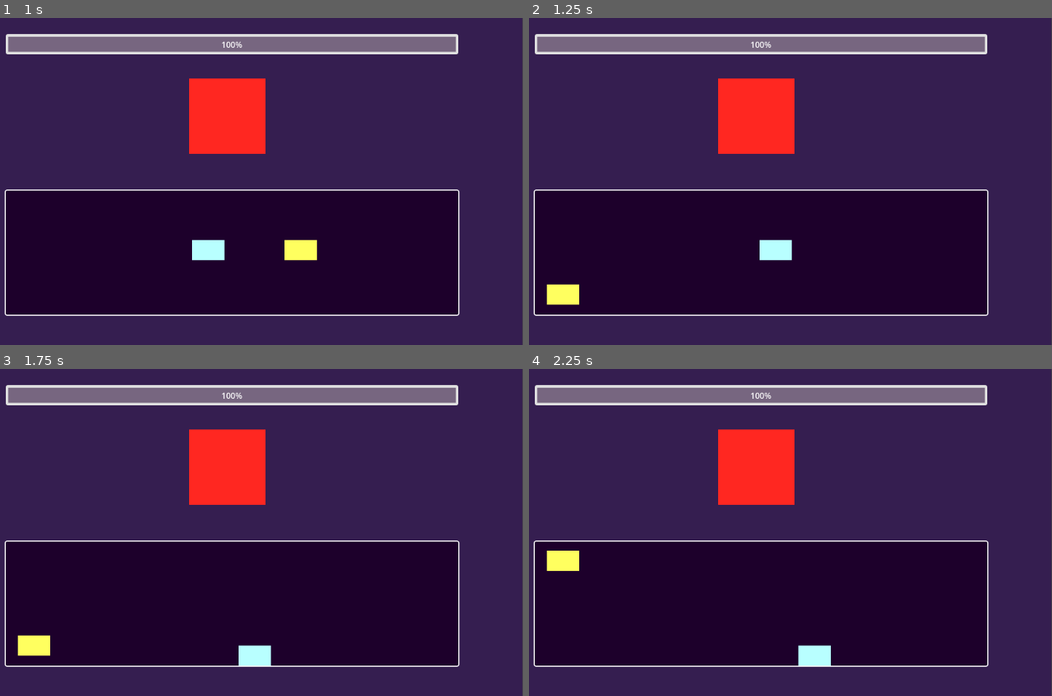
Above: before the commit, frames 1-4 (two rows, left to right).
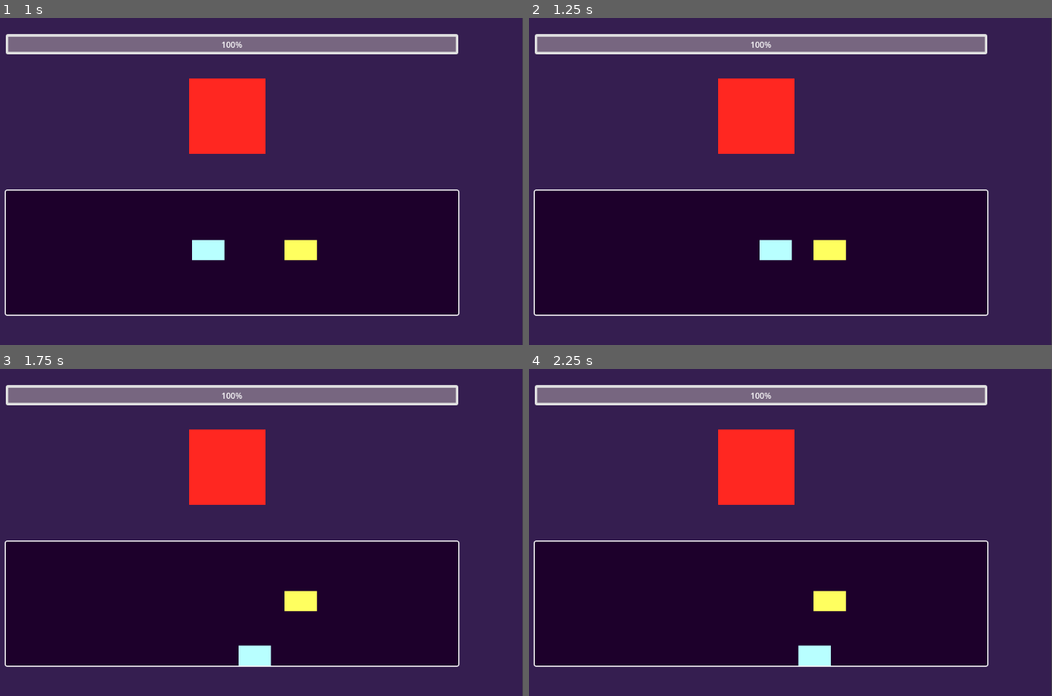
Above: after the commit, the same moments.

Repository: GuilhermeJuventino/Masking-Simulator-Prototype
Game: Godot game, scene res://Scenes/Game.tscn
Same seed, same stepped clock (60 frames per second), same inputs: the game is played once before the commit and once after it.
Inputs:
- Up to frame 1 (1 s): tap Enter at 0.5 s; hold Right (MoveRight) from 0.53 s (still down)
- Up to frame 2 (1.25 s): keep holding Right (MoveRight)
- Up to frame 3 (1.75 s): release Right (MoveRight) at 1.28 s; hold Down (MoveDown) from 1.28 s (still down)
- Up to frame 4 (2.25 s): tap Space at 2 s; release Down (MoveDown) at 2.03 s; hold Right (MoveRight) from 2.03 s (still down)

Frame 1 is identical in both runs. In frame 2, 0.8% of the frame differs, in the area x 3-61%, y 67-88%; in frame 3, 0.8%; in frame 4, 0.8%.

Commit message:
Added the ability to damage the 'enemy'

Diff:
--- a/Scenes/Enemy/Enemy.tscn
+++ b/Scenes/Enemy/Enemy.tscn
@@ -26,6 +26,18 @@
 position = Vector2(32, 20)
 shape = SubResource("RectangleShape2D_yjxv6")
 
+[node name="TeleportCooldown" type="Timer" parent="CharacterBody2D"]
+wait_time = 5.0
+one_shot = true
+autostart = true
+
+[node name="TeleportDuration" type="Timer" parent="CharacterBody2D"]
+one_shot = true
+
+[node name="InvincibilityDuration" type="Timer" parent="CharacterBody2D"]
+wait_time = 1.05
+one_shot = true
+
 [node name="Area2D" type="Area2D" parent="CharacterBody2D"]
 collision_layer = 2
 
@@ -33,10 +45,3 @@
 position = Vector2(32, 20)
 shape = SubResource("RectangleShape2D_2woxm")
 debug_color = Color(0.721569, 0.360784, 0.796078, 0.419608)
-
-[node name="TeleportCooldown" type="Timer" parent="CharacterBody2D"]
-one_shot = true
-autostart = true
-
-[connection signal="area_entered" from="CharacterBody2D/Area2D" to="CharacterBody2D" method="_on_area_2d_area_entered"]
-[connection signal="area_exited" from="CharacterBody2D/Area2D" to="CharacterBody2D" method="_on_area_2d_area_exited"]
--- a/Scenes/Game.tscn
+++ b/Scenes/Game.tscn
@@ -74,7 +74,7 @@
 theme_override_colors/font_color = Color(1, 1, 1, 1)
 theme_override_colors/font_outline_color = Color(0, 0, 0, 1)
 theme_override_styles/background = SubResource("StyleBoxFlat_nc4bs")
-value = 100.0
+allow_greater = true
 
 [node name="ReferenceRect" type="ReferenceRect" parent="UI"]
 custom_minimum_size = Vector2(900, 200)
--- a/Scripts/Enemy/Enemy.gd
+++ b/Scripts/Enemy/Enemy.gd
@@ -4,19 +4,40 @@
 
 @onready var values := get_parent().get_node("../Enemy")
 @onready var teleport_cooldown = $TeleportCooldown
+@onready var teleport_duration = $TeleportDuration
+@onready var invincibility_duration = $InvincibilityDuration
 @onready var teleport_points = values.teleporters.get_children()
+@onready var health = values.health
+@onready var max_health = values.max_health
+@onready var health_bar = values.health_bar
+@onready var collision_area := $Area2D
+@onready var player = values.player
 
-var player_in: bool = false
+var player_in: bool = true
 var is_teleporting: bool = false
 var is_invincible: bool = false
+
+var teleport_index = randi_range(0, 3)
+
+signal player_is_colliding
+signal player_is_not_colliding
 
 func CheckCollision():
 	# Detect if player has entered enemy's area 2d
 	# print debug variable if collision was detected
 	# Get access to player node information and healthbar information somehow
 	# do stuff
-	if player_in:
-		print("ouch....")
+	var collisions = collision_area.get_overlapping_bodies()
+	if collisions and health_bar.value > 0:
+		if not is_invincible:
+			health_bar.value -= 1
+
+func CheckInvincibility():
+	if invincibility_duration.time_left != 0:
+		is_invincible = true
+		#player_in = false
+	else:
+		is_invincible = false
 
 func Teleport():
 	# Create an array or list of positions in the arena to teleport
@@ -26,31 +47,31 @@
 	# Make enemy visible again
 	# Make enemy vulnerable again
 	if teleport_cooldown.time_left == 0:
-		var teleport_index = randi_range(0, 3)
+		#collision_area.disabled = true
+		var current_teleport_index = teleport_index
 
-		is_invincible = true
+		while teleport_index == current_teleport_index:
+			teleport_index = randi_range(0, 3)
+
+		#is_invincible = true
 		visible = false
-		is_teleporting = true
+		#is_teleporting = true
+		invincibility_duration.start()
 		global_position = teleport_points[teleport_index].global_position
+		#collision_area.global_position = global_position
 
-		is_teleporting = false
+		#is_teleporting = false
 		visible = true
-		is_invincible = false
+		#is_invincible = false
 
 		teleport_cooldown.start()
 
 func _ready():
-	pass
+	teleport_index = randi_range(0, 3)
 
 func _physics_process(_delta):
 	Teleport()
+	CheckInvincibility()
 	CheckCollision()
 
 	move_and_slide()
-
-func _on_area_2d_area_entered(_area):
-	player_in = true
-
-
-func _on_area_2d_area_exited(_area):
-	player_in = false
--- a/Scripts/Enemy/EnemyValues.gd
+++ b/Scripts/Enemy/EnemyValues.gd
@@ -14,7 +14,8 @@
 
 # Called when the node enters the scene tree for the first time.
 func _ready():
-	pass
+	health_bar.max_value = max_health
+	health_bar.value = health
 
 
 # Called every frame. 'delta' is the elapsed time since the previous frame.
--- a/Scripts/Player/Player.gd
+++ b/Scripts/Player/Player.gd
@@ -2,6 +2,7 @@
 
 
 const SPEED = 300.0
+
 
 func NormalizeSpeed():
 	velocity.x = velocity.x * (sqrt(2) / 2)
